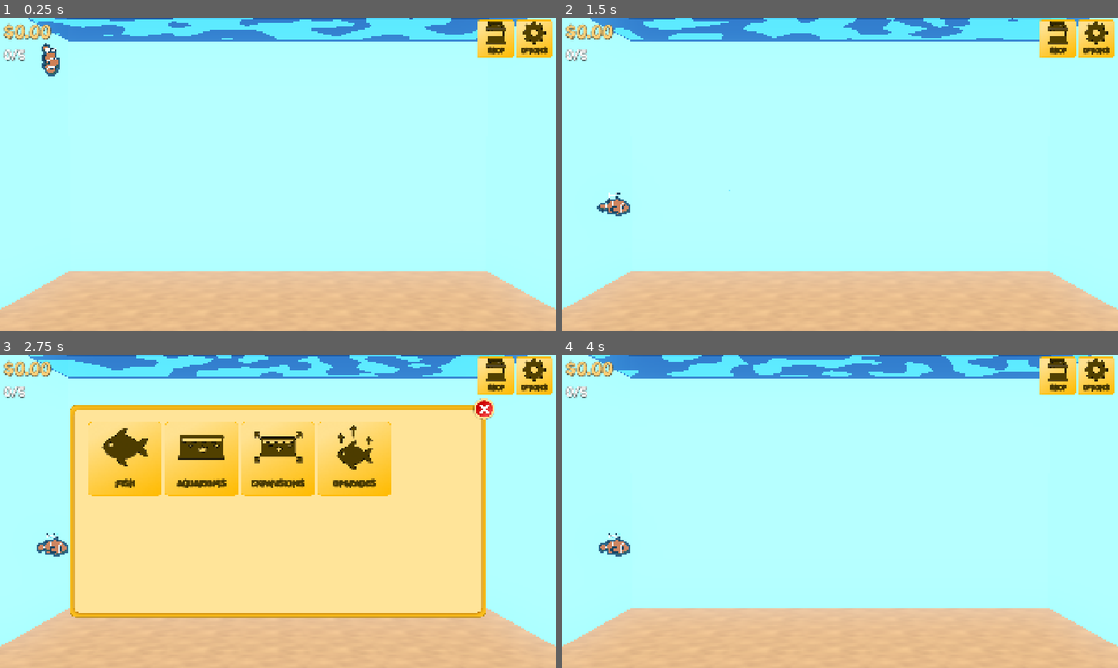
Above: before the commit, frames 1-4 (two rows, left to right).
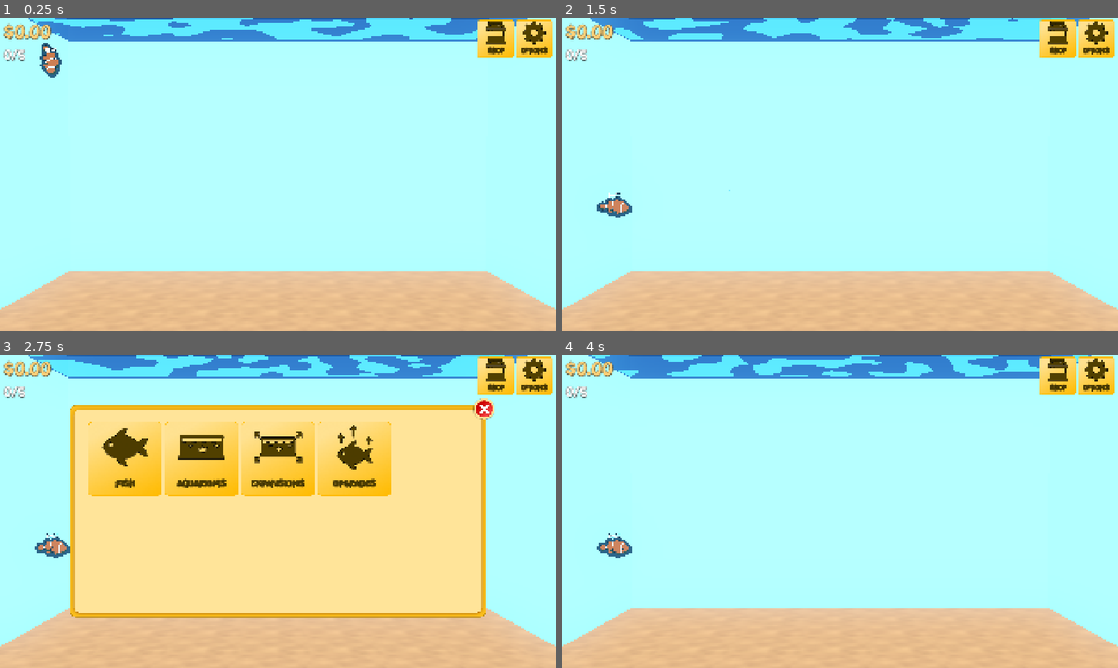
Above: after the commit, the same moments.

Repository: AyyBee123/Fish-Incremental-Game
Game: Godot game, scene res://Scenes/Aquarium/aquarium.tscn
Same seed, same stepped clock (60 frames per second), same inputs: the game is played once before the commit and once after it.
Inputs (mouse positions are in pixels of both pictures, inside the frame that each line leads up to):
- Up to frame 1 (0.25 s): no input
- Up to frame 2 (1.5 s): move the mouse to (962, 158) at 0.52 s; press the mouse at (962, 158) at 0.53 s; tap S (shop) at 0.77 s; move the mouse to (728, 190) at 1.27 s; release the mouse at (728, 190) at 1.28 s; hold Escape (back) from 1.28 s (still down); right-click (728, 190) at 1.35 s
- Up to frame 3 (2.75 s): tap S (shop) at 1.52 s; release Escape (back) at 2 s; click "Shop" at 2 s
- Up to frame 4 (4 s): move the mouse to (895, 442) at 2.77 s; press the mouse at (895, 442) at 2.78 s; move the mouse to (812, 574) at 3.52 s; release the mouse at (812, 574) at 3.53 s; right-click (812, 574) at 3.6 s; click (812, 574) at 3.67 s; tap S (shop) at 3.77 s

The runs differ from the first frame. In frame 1, less than 0.1% of the frame differs, in the area x 7-12%, y 8-20%; in frame 2, less than 0.1%, in the area x 6-13%, y 56-64%; in frame 3, less than 0.1%; in frame 4, less than 0.1%.

Commit message:
second pass at outlines

Diff:
--- a/Scenes/Aquarium/aquarium.tscn
+++ b/Scenes/Aquarium/aquarium.tscn
@@ -1,6 +1,7 @@
 [gd_scene format=3 uid="uid://dbrgxfwe3t0wu"]
 
 [ext_resource type="Script" uid="uid://chr18rj22ext1" path="res://Scripts/Aquarium/aquarium.gd" id="1_h7ht6"]
+[ext_resource type="Shader" uid="uid://6j4g8rb6srij" path="res://Shaders/outline.gdshader" id="2_1hoif"]
 [ext_resource type="PackedScene" uid="uid://sr5h2ctj5aad" path="res://Scenes/Aquarium/aquarium_model.tscn" id="2_4djwm"]
 [ext_resource type="Script" uid="uid://uykmlribml6m" path="res://Scripts/Managers/fish_manager.gd" id="2_jhcuh"]
 [ext_resource type="Script" uid="uid://do4r5cj3jy0yd" path="res://Scripts/Managers/click_manager.gd" id="3_4djwm"]
@@ -20,6 +21,17 @@
 [sub_resource type="Environment" id="Environment_5h11f"]
 glow_enabled = true
 
+[sub_resource type="ShaderMaterial" id="ShaderMaterial_5iqjx"]
+render_priority = 1
+shader = ExtResource("2_1hoif")
+shader_parameter/outline_color = Color(0, 0, 0, 1)
+shader_parameter/outline_width = 2.0
+
+[sub_resource type="QuadMesh" id="QuadMesh_bx8n8"]
+material = SubResource("ShaderMaterial_5iqjx")
+flip_faces = true
+size = Vector2(2, 2)
+
 [sub_resource type="ShaderMaterial" id="ShaderMaterial_5h11f"]
 shader = ExtResource("11_1hoif")
 shader_parameter/tint_color = Color(0.31764707, 0.2509804, 0, 1)
@@ -42,6 +54,11 @@
 transform = Transform3D(-1, -3.0510108e-09, 8.736952e-08, 0, 0.99939084, 0.034899496, -8.742278e-08, 0.034899496, -0.99939084, 0, 5, -90)
 fov = 30.0
 
+[node name="MeshInstance3D" type="MeshInstance3D" parent="Camera3D" unique_id=663751176]
+transform = Transform3D(1, 0, 0, 0, 1, 0, 0, 0, 1, 0, 0, -0.6)
+visible = false
+mesh = SubResource("QuadMesh_bx8n8")
+
 [node name="Aquarium Model" parent="." unique_id=457526443 instance=ExtResource("2_4djwm")]
 transform = Transform3D(1, 0, 0, 0, 1, 0, 0, 0, 1, 0, -24, 0)
 
--- a/Scenes/Fish/clownfish.tscn
+++ b/Scenes/Fish/clownfish.tscn
@@ -2,25 +2,15 @@
 
 [ext_resource type="PackedScene" uid="uid://b23k32erkbnrh" path="res://Assets/Fish/Clownfish/Clownfish.glb" id="1_drabq"]
 [ext_resource type="Script" uid="uid://bi2d20nlwc4cg" path="res://Scripts/Fish/fish.gd" id="2_ua3lr"]
-[ext_resource type="Shader" uid="uid://dq0glnlgr0syt" path="res://Shaders/highlight.gdshader" id="3_1wnwg"]
+[ext_resource type="Material" uid="uid://bwgyfsrvq5ra5" path="res://Shaders/Materials/outline_material.tres" id="3_16vx3"]
 [ext_resource type="Shader" uid="uid://c1fj4ewss4ptt" path="res://Shaders/cel-shader-base.gdshader" id="3_drabq"]
-[ext_resource type="Shader" uid="uid://6j4g8rb6srij" path="res://Shaders/outline.gdshader" id="4_38rti"]
 [ext_resource type="Texture2D" uid="uid://bdabgnt10l3ar" path="res://Assets/Fish/Clownfish/Clownfish_Image.png" id="4_drabq"]
 [ext_resource type="Script" uid="uid://b4r1wfoo4xosf" path="res://Scripts/Fish/fish_name_label.gd" id="6_16vx3"]
 [ext_resource type="FontFile" uid="uid://cktsncv23dr1s" path="res://Fonts/Font.ttf" id="6_w85j4"]
 
-[sub_resource type="ShaderMaterial" id="ShaderMaterial_qs4in"]
-render_priority = 2
-shader = ExtResource("3_1wnwg")
-
-[sub_resource type="ShaderMaterial" id="ShaderMaterial_p1o7v"]
-render_priority = 1
-next_pass = SubResource("ShaderMaterial_qs4in")
-shader = ExtResource("4_38rti")
-
 [sub_resource type="ShaderMaterial" id="ShaderMaterial_drabq"]
 render_priority = 0
-next_pass = SubResource("ShaderMaterial_p1o7v")
+next_pass = ExtResource("3_16vx3")
 shader = ExtResource("3_drabq")
 shader_parameter/color = Color(0.75, 0.75, 0.75, 1)
 shader_parameter/base_texture = ExtResource("4_drabq")
@@ -88,10 +78,10 @@
 [node name="Clownfish" unique_id=1761693036 instance=ExtResource("1_drabq")]
 script = ExtResource("2_ua3lr")
 
-[node name="Armature" parent="." index="0" unique_id=1368548116]
+[node name="Armature" parent="." index="0" unique_id=876319396]
 unique_name_in_owner = true
 
-[node name="Body" parent="Armature/Skeleton3D" parent_id_path=PackedInt32Array(325973899) index="0" unique_id=1104880043]
+[node name="Body" parent="Armature/Skeleton3D" parent_id_path=PackedInt32Array(471676731) index="0" unique_id=1338483089]
 unique_name_in_owner = true
 cast_shadow = 0
 surface_material_override/0 = SubResource("ShaderMaterial_drabq")
--- a/Scenes/Fish/glassfish.tscn
+++ b/Scenes/Fish/glassfish.tscn
@@ -3,26 +3,14 @@
 [ext_resource type="PackedScene" uid="uid://htapj5o5mn3t" path="res://Assets/Fish/Glassfish/Glassfish.glb" id="1_t8l6p"]
 [ext_resource type="Script" uid="uid://bi2d20nlwc4cg" path="res://Scripts/Fish/fish.gd" id="2_nubsu"]
 [ext_resource type="Shader" uid="uid://c3eckykv8g7x" path="res://Shaders/glass_shader.gdshader" id="3_88elg"]
+[ext_resource type="Material" uid="uid://bwgyfsrvq5ra5" path="res://Shaders/Materials/outline_material.tres" id="3_hy77u"]
 [ext_resource type="Shader" uid="uid://c1fj4ewss4ptt" path="res://Shaders/cel-shader-base.gdshader" id="3_nubsu"]
-[ext_resource type="Shader" uid="uid://dq0glnlgr0syt" path="res://Shaders/highlight.gdshader" id="3_y77nv"]
-[ext_resource type="Shader" uid="uid://6j4g8rb6srij" path="res://Shaders/outline.gdshader" id="4_oigpc"]
 [ext_resource type="Script" uid="uid://b4r1wfoo4xosf" path="res://Scripts/Fish/fish_name_label.gd" id="6_hy77u"]
 [ext_resource type="FontFile" uid="uid://cktsncv23dr1s" path="res://Fonts/Font.ttf" id="6_ndrw7"]
 
-[sub_resource type="ShaderMaterial" id="ShaderMaterial_2gfnd"]
-render_priority = 2
-shader = ExtResource("3_y77nv")
-
-[sub_resource type="ShaderMaterial" id="ShaderMaterial_a0f6b"]
-render_priority = 1
-next_pass = SubResource("ShaderMaterial_2gfnd")
-shader = ExtResource("4_oigpc")
-shader_parameter/outline_color = Color(0, 0, 0, 1)
-shader_parameter/outline_width = 1.0
-
-[sub_resource type="ShaderMaterial" id="ShaderMaterial_ndrw7"]
+[sub_resource type="ShaderMaterial" id="ShaderMaterial_hy77u"]
 render_priority = 0
-next_pass = SubResource("ShaderMaterial_a0f6b")
+next_pass = ExtResource("3_hy77u")
 shader = ExtResource("3_88elg")
 shader_parameter/metallic = 0.0
 shader_parameter/roughness = 0.0
@@ -100,7 +88,7 @@
 unique_name_in_owner = true
 transform = Transform3D(-4.371139e-08, 0, 1, 0, 1, 0, -1, 0, -4.371139e-08, 0, 0, 0)
 cast_shadow = 0
-surface_material_override/0 = SubResource("ShaderMaterial_ndrw7")
+surface_material_override/0 = SubResource("ShaderMaterial_hy77u")
 surface_material_override/1 = SubResource("ShaderMaterial_g7dn1")
 
 [node name="AnimationTree" type="AnimationTree" parent="." index="2" unique_id=100276029]
--- a/Scenes/Fish/rainbowfish.tscn
+++ b/Scenes/Fish/rainbowfish.tscn
@@ -4,10 +4,9 @@
 [ext_resource type="Script" uid="uid://bi2d20nlwc4cg" path="res://Scripts/Fish/fish.gd" id="2_smpd3"]
 [ext_resource type="Material" uid="uid://dwq2kgsopqdwr" path="res://Shaders/Materials/rainbow_material.tres" id="2_ue2al"]
 [ext_resource type="Shader" uid="uid://dk5rywv3a3emn" path="res://Shaders/rainbow_fish.gdshader" id="5_smpd3"]
-[ext_resource type="Shader" uid="uid://dq0glnlgr0syt" path="res://Shaders/highlight.gdshader" id="6_5qokl"]
+[ext_resource type="Material" uid="uid://bwgyfsrvq5ra5" path="res://Shaders/Materials/outline_material.tres" id="6_smpd3"]
 [ext_resource type="Script" uid="uid://b4r1wfoo4xosf" path="res://Scripts/Fish/fish_name_label.gd" id="7_5qokl"]
 [ext_resource type="FontFile" uid="uid://cktsncv23dr1s" path="res://Fonts/Font.ttf" id="7_cpfia"]
-[ext_resource type="Shader" uid="uid://6j4g8rb6srij" path="res://Shaders/outline.gdshader" id="7_e0teb"]
 [ext_resource type="Shader" uid="uid://c1fj4ewss4ptt" path="res://Shaders/cel-shader-base.gdshader" id="7_smpd3"]
 
 [sub_resource type="Gradient" id="Gradient_drabq"]
@@ -48,18 +47,9 @@
 shader_parameter/uv_scale = Vector2(1, 1)
 shader_parameter/uv_offset = Vector2(0, 0)
 
-[sub_resource type="ShaderMaterial" id="ShaderMaterial_8i4ll"]
-render_priority = 2
-shader = ExtResource("6_5qokl")
-
-[sub_resource type="ShaderMaterial" id="ShaderMaterial_qovlt"]
-render_priority = 1
-next_pass = SubResource("ShaderMaterial_8i4ll")
-shader = ExtResource("7_e0teb")
-
 [sub_resource type="ShaderMaterial" id="ShaderMaterial_cpfia"]
 render_priority = 0
-next_pass = SubResource("ShaderMaterial_qovlt")
+next_pass = ExtResource("6_smpd3")
 shader = ExtResource("5_smpd3")
 shader_parameter/color = Color(0, 0, 0, 1)
 shader_parameter/specular = Color(0, 0, 0, 0.5019608)
@@ -121,11 +111,11 @@
 [node name="Rainbowfish" unique_id=1487464950 instance=ExtResource("1_nrrsb")]
 script = ExtResource("2_smpd3")
 
-[node name="Armature" parent="." index="0" unique_id=737885988]
+[node name="Armature" parent="." index="0" unique_id=1210374933]
 unique_name_in_owner = true
 transform = Transform3D(-4.371139e-08, 0, 1, 0, 1, 0, -1, 0, -4.371139e-08, 0, 0, 0)
 
-[node name="Body" parent="Armature/Skeleton3D" parent_id_path=PackedInt32Array(730474771) index="0" unique_id=749198503]
+[node name="Body" parent="Armature/Skeleton3D" parent_id_path=PackedInt32Array(1200269309) index="0" unique_id=1342267674]
 unique_name_in_owner = true
 cast_shadow = 0
 surface_material_override/0 = ExtResource("2_ue2al")
--- /dev/null
+++ b/Shaders/Materials/outline_material.tres
@@ -0,0 +1,14 @@
+[gd_resource type="ShaderMaterial" format=3 uid="uid://bwgyfsrvq5ra5"]
+
+[ext_resource type="Shader" uid="uid://dq0glnlgr0syt" path="res://Shaders/highlight.gdshader" id="1_2no45"]
+[ext_resource type="Shader" uid="uid://6j4g8rb6srij" path="res://Shaders/outline.gdshader" id="2_tplwr"]
+
+[sub_resource type="ShaderMaterial" id="ShaderMaterial_umlju"]
+render_priority = 2
+shader = ExtResource("1_2no45")
+
+[resource]
+render_priority = 1
+next_pass = SubResource("ShaderMaterial_umlju")
+shader = ExtResource("2_tplwr")
+shader_parameter/outline_color = Color(0, 0, 0, 1)
--- a/Shaders/Materials/rainbow_material.tres
+++ b/Shaders/Materials/rainbow_material.tres
@@ -1,17 +1,7 @@
 [gd_resource type="ShaderMaterial" format=3 uid="uid://dwq2kgsopqdwr"]
 
-[ext_resource type="Shader" uid="uid://dq0glnlgr0syt" path="res://Shaders/highlight.gdshader" id="1_rtq6w"]
+[ext_resource type="Material" uid="uid://bwgyfsrvq5ra5" path="res://Shaders/Materials/outline_material.tres" id="1_p4eed"]
 [ext_resource type="Shader" uid="uid://dk5rywv3a3emn" path="res://Shaders/rainbow_fish.gdshader" id="2_05xd1"]
-[ext_resource type="Shader" uid="uid://6j4g8rb6srij" path="res://Shaders/outline.gdshader" id="2_vodd8"]
-
-[sub_resource type="ShaderMaterial" id="ShaderMaterial_wyqwj"]
-render_priority = 2
-shader = ExtResource("1_rtq6w")
-
-[sub_resource type="ShaderMaterial" id="ShaderMaterial_7vsro"]
-render_priority = 1
-next_pass = SubResource("ShaderMaterial_wyqwj")
-shader = ExtResource("2_vodd8")
 
 [sub_resource type="Gradient" id="Gradient_drabq"]
 offsets = PackedFloat32Array(0, 0.083, 0.25, 0.417, 0.583, 0.75, 0.917)
@@ -22,7 +12,7 @@
 
 [resource]
 render_priority = 0
-next_pass = SubResource("ShaderMaterial_7vsro")
+next_pass = ExtResource("1_p4eed")
 shader = ExtResource("2_05xd1")
 shader_parameter/color = Color(0.78352374, 0.7835233, 0.78352314, 1)
 shader_parameter/specular = Color(0, 0, 0, 0.5019608)
--- a/Shaders/cel-shader-base.gdshader
+++ b/Shaders/cel-shader-base.gdshader
@@ -1,4 +1,5 @@
 shader_type spatial;
+stencil_mode write, 1;
 
 #define USE_ALPHA 0
 #define USE_ALPHA_CUTOFF 0
--- a/Shaders/glass_shader.gdshader
+++ b/Shaders/glass_shader.gdshader
@@ -1,4 +1,5 @@
 shader_type spatial;
+stencil_mode write, 1;
 
 #define USE_ALPHA 1
 #define USE_ALPHA_CUTOFF 0
--- a/Shaders/highlight.gdshader
+++ b/Shaders/highlight.gdshader
@@ -8,18 +8,21 @@
 
 void vertex() {
 	if (is_highlighted) {
-		vec4 clip_position = PROJECTION_MATRIX * (MODELVIEW_MATRIX * vec4(VERTEX, 1.0));
-		vec3 clip_normal = mat3(PROJECTION_MATRIX) * (mat3(MODELVIEW_MATRIX) * NORMAL);
-		vec2 dir = clip_normal.xy;
-		if (length(dir) > 0.0001) {
-			dir = normalize(dir);
-			clip_position.xy += dir / VIEWPORT_SIZE * clip_position.w * highlight_width;
+		vec4 clip_position = PROJECTION_MATRIX * MODELVIEW_MATRIX * vec4(VERTEX, 1.0);
+		vec3 view_normal = normalize(MODELVIEW_NORMAL_MATRIX * NORMAL);
+		vec4 clip_normal = PROJECTION_MATRIX * vec4(view_normal, 0.0);
+		vec2 direction = clip_normal.xy;
+
+		if (length(direction) > 0.0001) {
+			direction = normalize(direction);
+			clip_position.xy += direction * (highlight_width * 2.0 / VIEWPORT_SIZE) * clip_position.w;
 		}
+
 		POSITION = clip_position;
 	}
 }
 
 void fragment() {
 	ALBEDO = highlight_color.rgb;
-	ALPHA = highlight_color.a;   // writing ALPHA puts it in the transparent pass
+	ALPHA = highlight_color.a;
 }
--- a/Shaders/outline.gdshader
+++ b/Shaders/outline.gdshader
@@ -1,21 +1,29 @@
 shader_type spatial;
 render_mode cull_front, unshaded, depth_draw_never, blend_mix;
 
-global uniform vec4 outline_color;
+stencil_mode read, compare_not_equal, 1;
+
+uniform vec4 outline_color : source_color = vec4(0.0, 0.0, 0.0, 1.0);
 global uniform float outline_width;
 
 void vertex() {
-	vec4 clip_position = PROJECTION_MATRIX * (MODELVIEW_MATRIX * vec4(VERTEX, 1.0));
-	vec3 clip_normal = mat3(PROJECTION_MATRIX) * (mat3(MODELVIEW_MATRIX) * NORMAL);
-	vec2 dir = clip_normal.xy;
-	if (length(dir) > 0.0001) {
-		dir = normalize(dir);
-		clip_position.xy += dir / VIEWPORT_SIZE * clip_position.w * outline_width;
+	vec4 clip_position = PROJECTION_MATRIX * MODELVIEW_MATRIX * vec4(VERTEX, 1.0);
+
+	vec3 view_normal = normalize(MODELVIEW_NORMAL_MATRIX * NORMAL);
+	vec4 clip_normal = PROJECTION_MATRIX * vec4(view_normal, 0.0);
+
+	vec2 direction = clip_normal.xy;
+
+	if (length(direction) > 0.0001) {
+		direction = normalize(direction);
+
+		clip_position.xy += direction * (outline_width * 2.0 / VIEWPORT_SIZE) * clip_position.w;
 	}
+
 	POSITION = clip_position;
 }
 
 void fragment() {
 	ALBEDO = outline_color.rgb;
-	ALPHA = outline_color.a;   // writing ALPHA puts it in the transparent pass
+	ALPHA = outline_color.a;
 }
--- a/project.godot
+++ b/project.godot
@@ -101,7 +101,7 @@
 }
 outline_width={
 "type": "float",
-"value": 2.0
+"value": 1.5
 }
 specular_smoothness={
 "type": "float",
